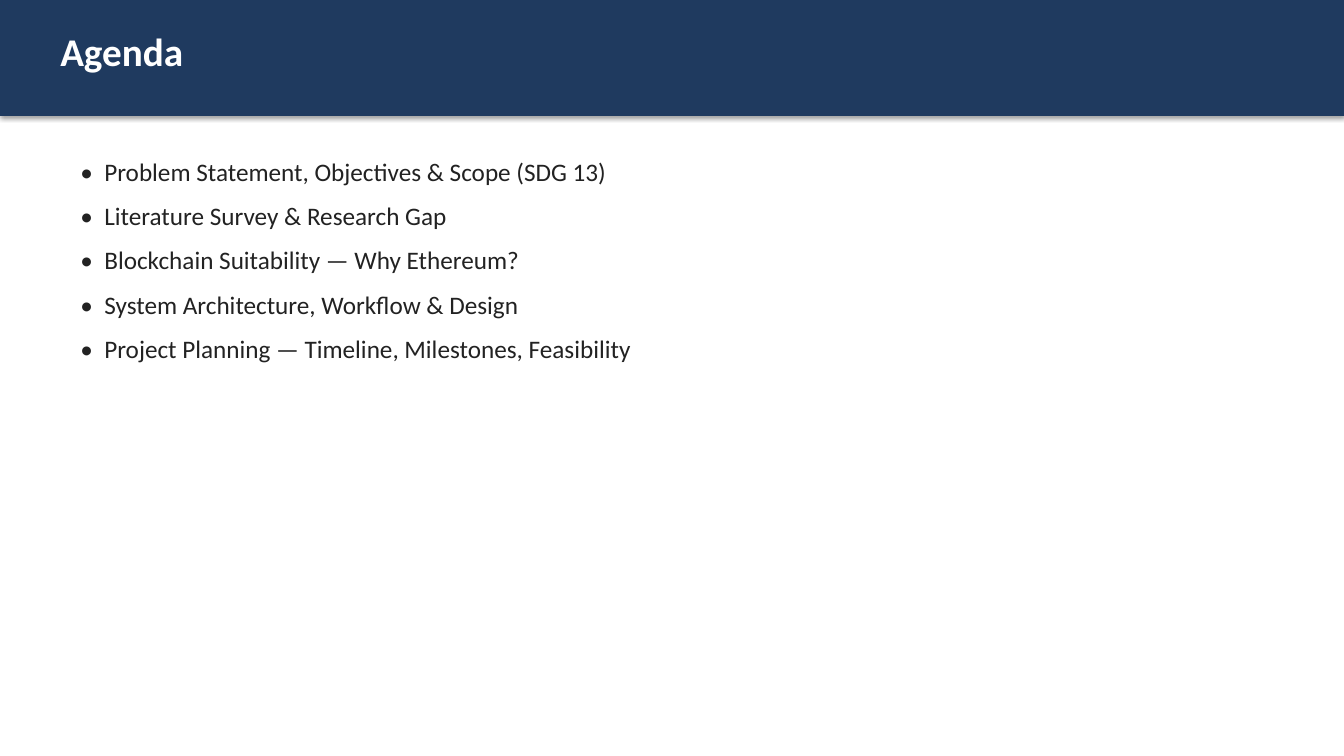
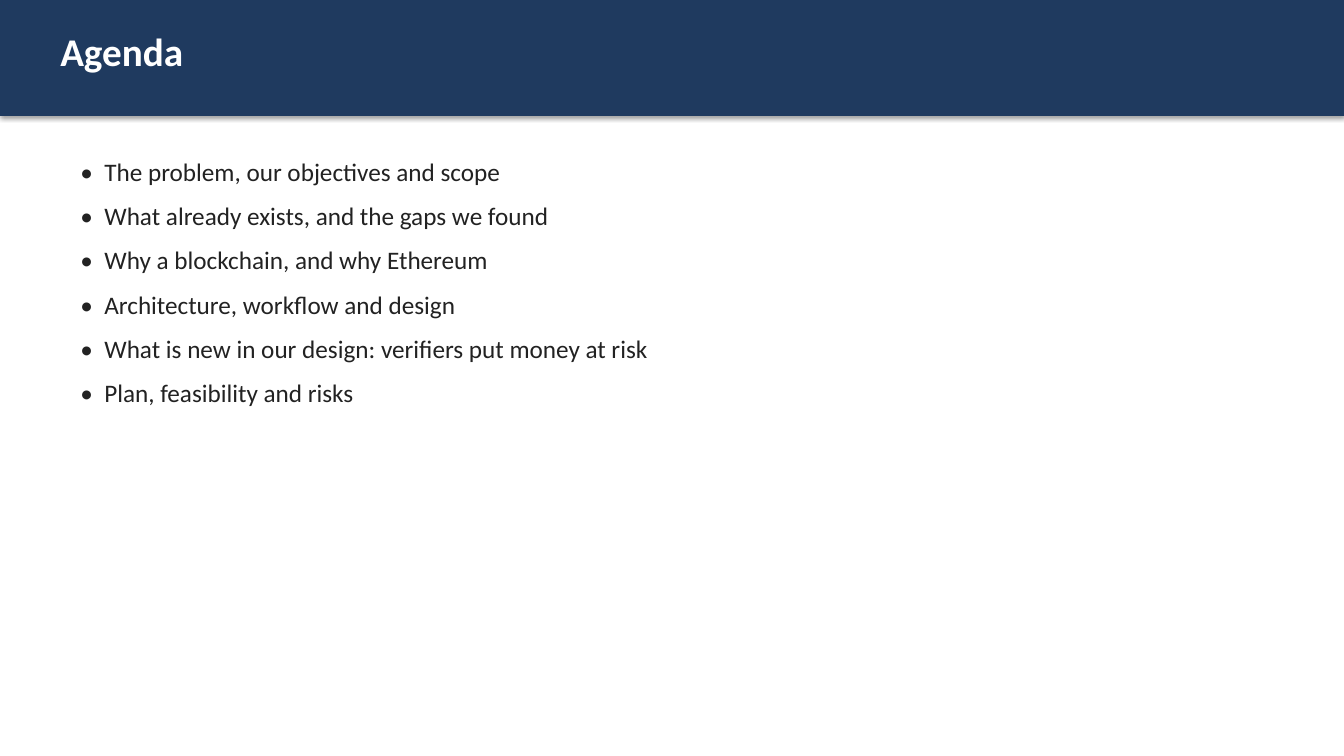
Before and after one commit to AviDhandhania/carbon-credit-blockchain, a slide deck: slide 2 of presentation/DA1_Presentation.pptx. Drawn at 1344x756 pixels with LibreOffice and Linux fonts; fonts in the diff are those of the drawing. Boxes give left, top, right and bottom in pixels: in the first picture for what was removed or moved away, otherwise in the second. Text is boxed around its words. In the diff, an @@ line names an element or a change of style, - is before the commit and + after.

Commit message:
Add verifier staking novelty; rewrite report and slides in plainer English
Novel contribution (new Section 4.4), addressing the "garbage in" risk the
previous version only listed and did not solve:

- VerifierStake contract: verifiers lock a deposit before approving a project
  and it stays locked through a 90-day challenge window. Anyone can challenge a
  batch with a bond plus IPFS evidence; a regulator rules; a winning challenge
  slashes the stake, paying the challenger and a buyer compensation pool. A
  losing challenge forfeits the bond.
- Traceable batches: each mint records project ID, verifier and evidence hash,
  so a fake project's credits can be flagged instead of poisoning a token pool.
- Soulbound retirement certificate: burning mints a non-transferable ERC-721,
  so an offset claim has a public owner and cannot be resold as proof.

Threaded through the rest: new gap G4, objective O6, fourth contract in the
architecture, 7-step workflow, certificate step in the sequence diagram, new
gantt phase, new diagrams/novelty.png, two new slides.

Also rewrote the report and slide text in short plain sentences and dropped the
em dashes and arrows.

Diagram fix: gantt task names moved to the y-axis, since a one-week bar can
never fit its own label. Architecture layer labels rotated into the left margin
so the vertical arrows no longer strike through them.

```diff
--- a/presentation/DA1_Presentation.pptx
+++ b/presentation/DA1_Presentation.pptx
@@ text at [104,163,647,406]: text changed @@
-• Problem Statement, Objectives & Scope (SDG 13)
-• Literature Survey & Research Gap
-• Blockchain Suitability — Why Ethereum?
-• System Architecture, Workflow & Design
-• Project Planning — Timeline, Milestones, Feasibility
+• The problem, our objectives and scope
+• What already exists, and the gaps we found
+• Why a blockchain, and why Ethereum
+• Architecture, workflow and design
+• What is new in our design: verifiers put money at risk
+• Plan, feasibility and risks
```
Also in this commit, not shown: 10 other slides changed, 3 slides added, 1 slide removed, 10 other files.
